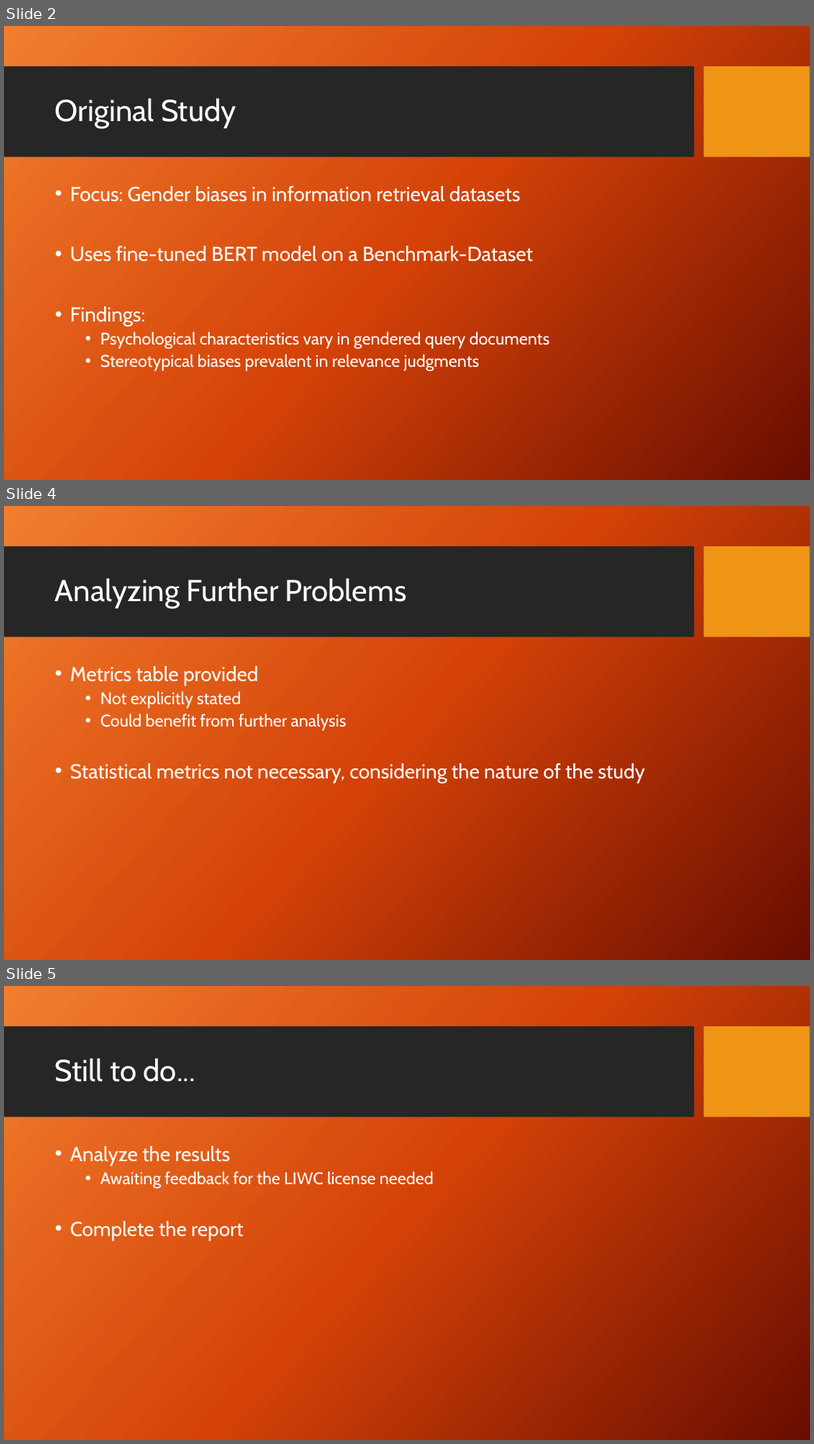
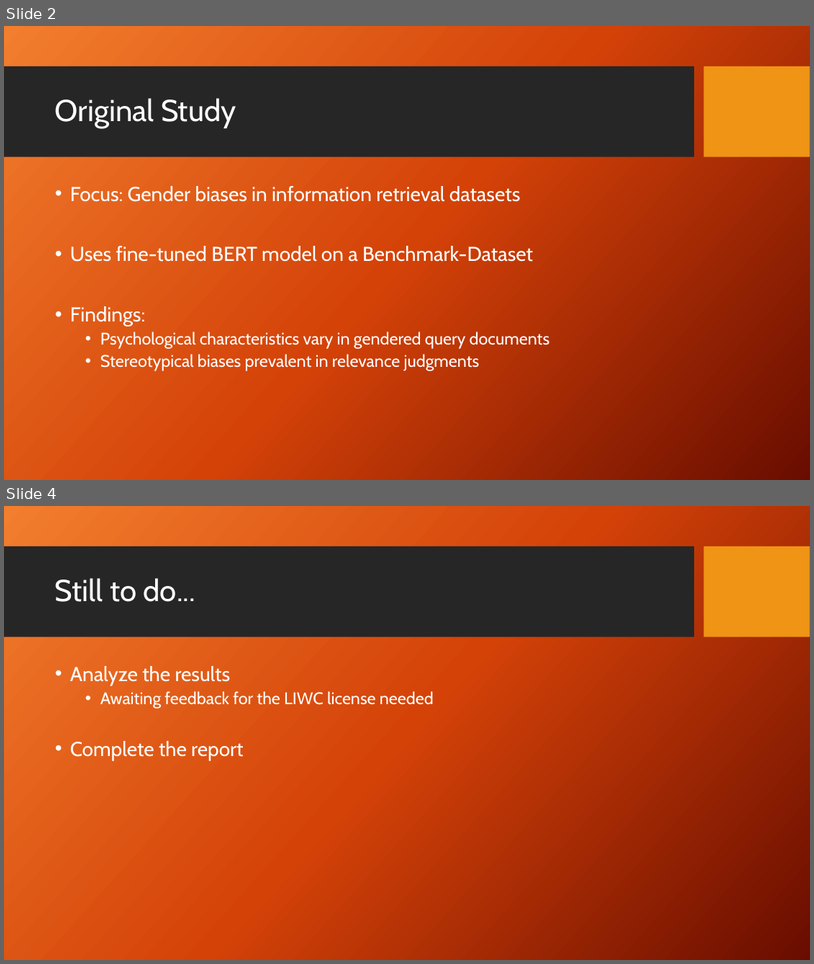
Before and after one commit to mazinator/expdes-assignment-2-group-24B, a slide deck: Presentation.pptx. Shown one above the other, each under a label of ours: slides 2, 4 and 5 before the commit, slides 2 and 4 after it; the slides between them are not shown. The pictures are 814x1444 and 814x964 pixels, drawn with LibreOffice and Linux fonts; fonts in the diff are those of the drawing; background and template pictures are left out. Boxes give left, top, right and bottom in pixels: in the first picture for what was removed or moved away, otherwise in the second. Text is boxed around its words. In the diff, an @@ line names an element or a change of style, - is before the commit and + after.

```diff
--- a/Presentation.pptx
+++ b/Presentation.pptx
@@ slide 4 removed at [4,506,810,960], background picture (left out); not listed: 2 template elements that a slide beside it also shows @@
@@ title removed at [55,578,406,608] @@
-Analyzing Further Problems
@@ text removed at [70,666,645,782] @@
-• Metrics table provided
-  • Not explicitly stated
-  • Could benefit from further analysis
-• Statistical metrics not necessary, considering the nature of the study
@@ what was slide 5 is now slide 4 @@
```
Also in this commit, not shown: 1 slide changed.
